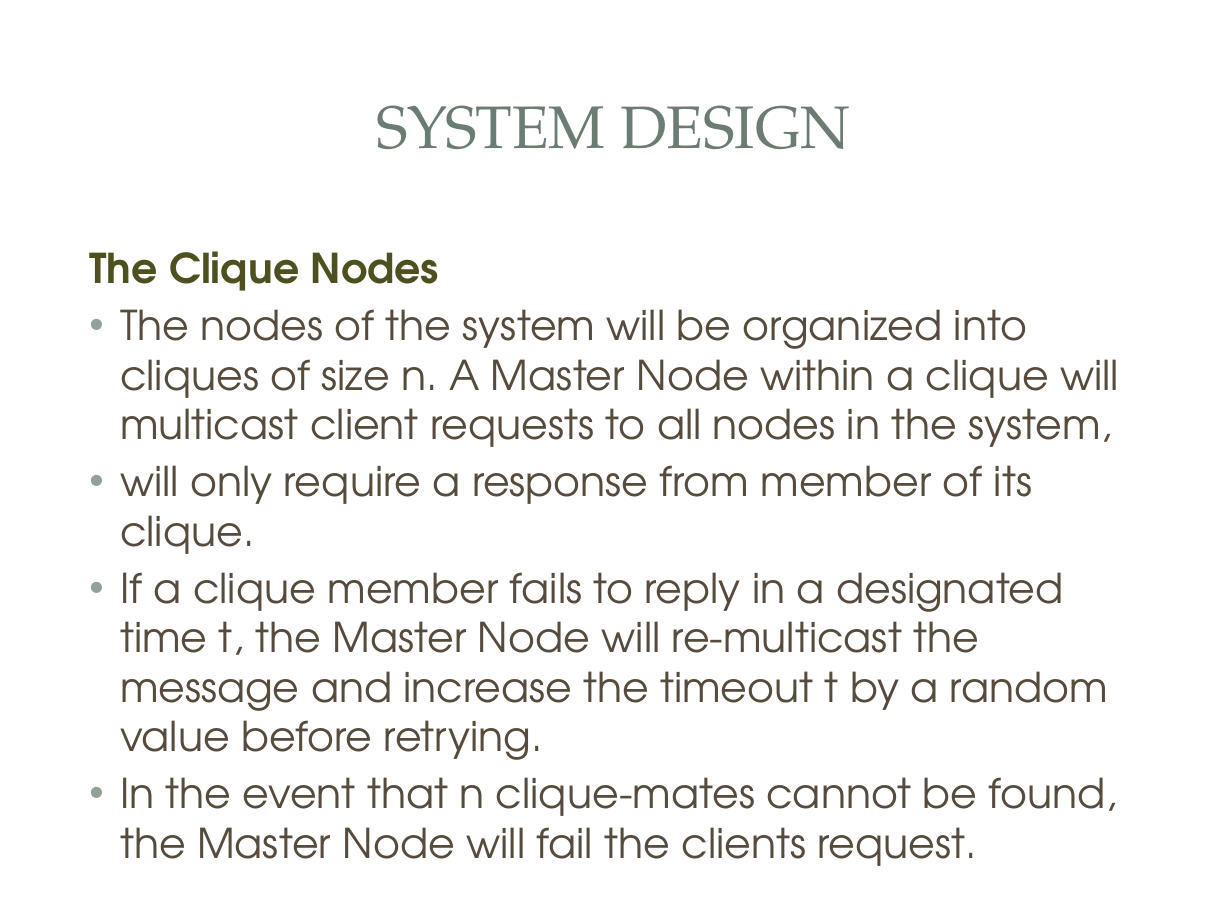
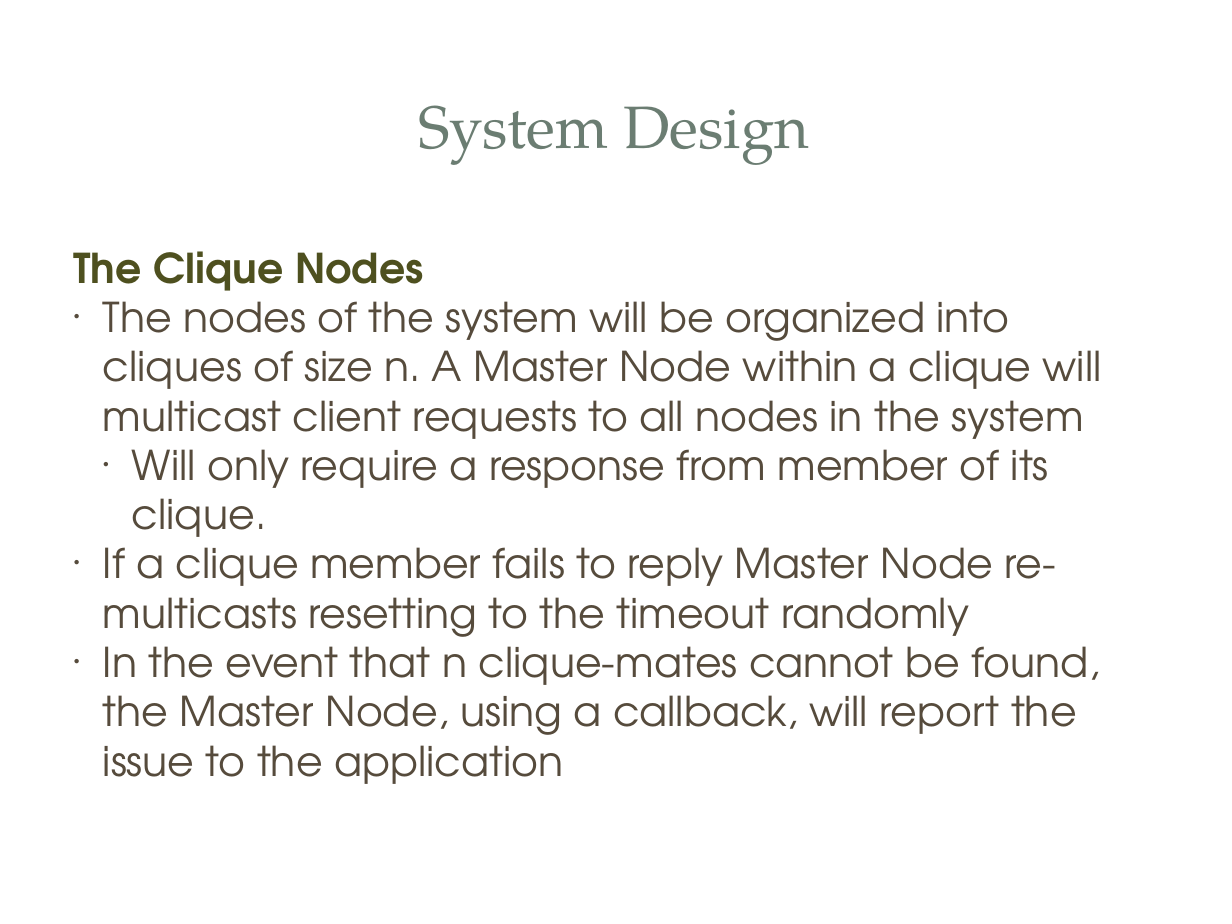
Before and after one commit to aasghari/cse223bFinalProject, a slide deck: slide 6 of finalReport/CSE233BFinalPPT.pptx (slide 7 before the commit). Drawn at 1232x924 pixels with LibreOffice and Linux fonts; fonts in the diff are those of the drawing; background and template pictures are left out. Boxes give left, top, right and bottom in pixels: in the first picture for what was removed or moved away, otherwise in the second. Text is boxed around its words. In the diff, an @@ line names an element or a change of style, - is before the commit and + after.

Commit message:
updated Slides

```diff
--- a/finalReport/CSE233BFinalPPT.pptx
+++ b/finalReport/CSE233BFinalPPT.pptx
@@ rectangle at box(37, 37, 1195, 216): fill #FFFFFF at 83% opacity to #FFFFFF @@
@@ text at box(418, 105, 809, 165): text changed @@
-SYSTEM DESIGN
+System Design
@@ text at box(74, 251, 423, 291): indent changed; less space between paragraphs @@
@@ text at box(103, 290, 1102, 784): text changed @@
-• The nodes of the system will be organized into cliques of size n. A Master Node within a clique will multicast client requests to all nodes in the system,
-• will only require a response from member of its clique.
-• If a clique member fails to reply in a designated time t, the Master Node will re-multicast the message and increase the timeout t by a random value before retrying.
-• In the event that n clique-mates cannot be found, the Master Node will fail the clients request.
+● The nodes of the system will be organized into cliques of size n. A Master Node within a clique will multicast client requests to all nodes in the system
+  ● Will only require a response from member of its clique.
+● If a clique member fails to reply Master Node re-multicasts resetting to the timeout randomly
+● In the event that n clique-mates cannot be found, the Master Node, using a callback, will report the issue to the application
```
Also in this commit, not shown: 9 other slides changed, 5 slides added, 3 slides removed.
